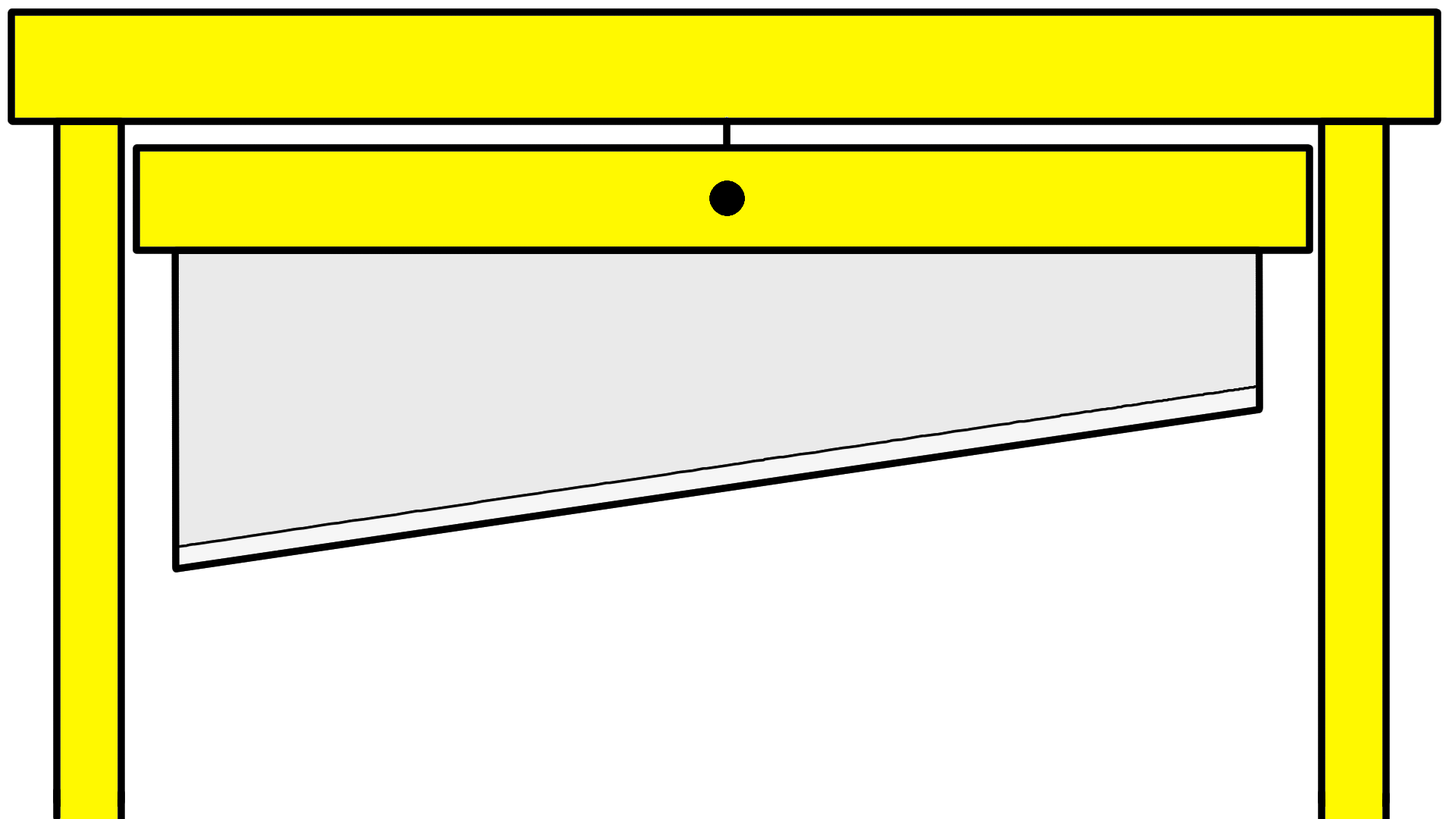
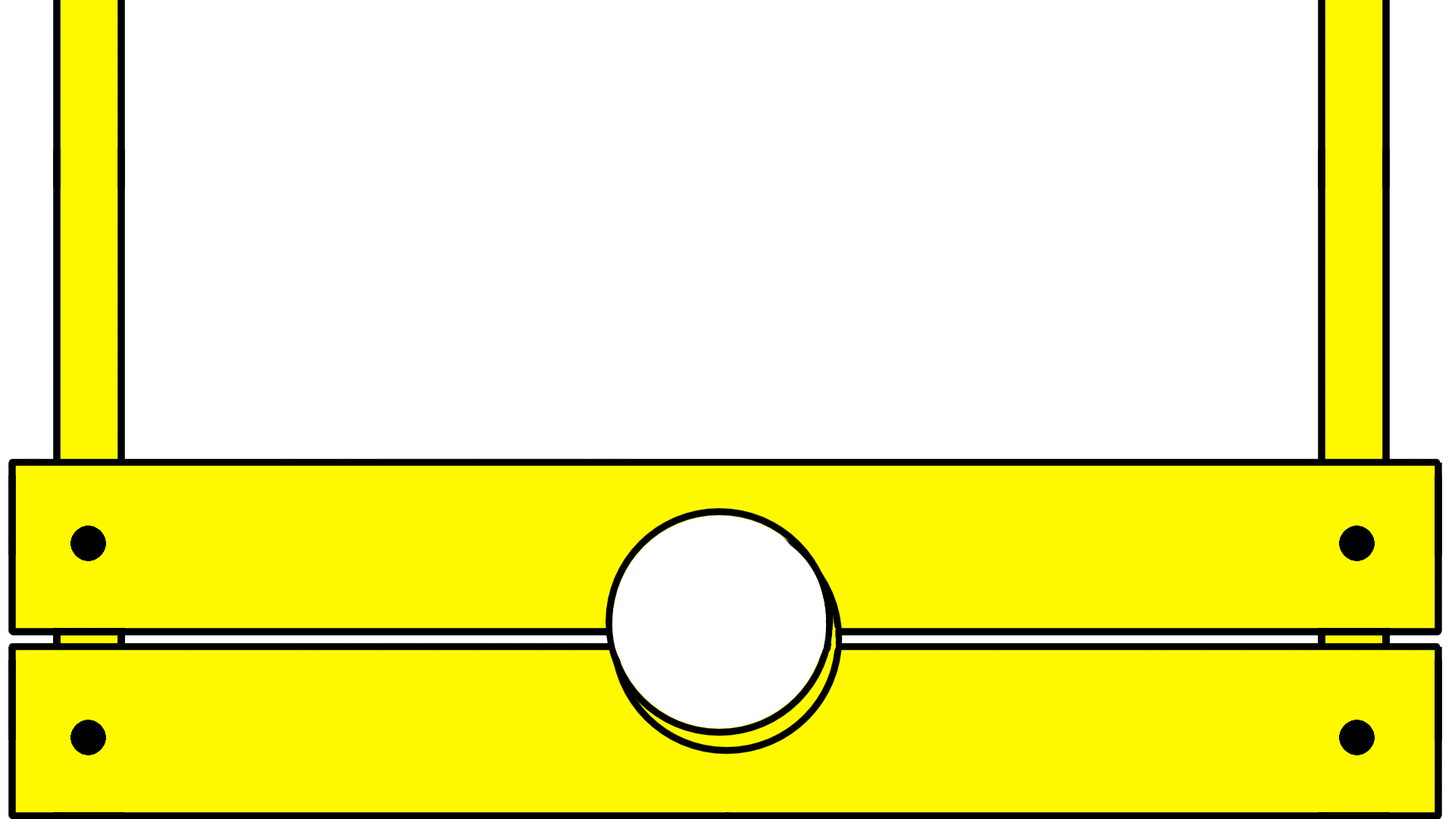
Revision of a layered w=1455, h=819 image; what changed, layer by layer:
removed group "Layer 8" (3 layers) over [7, 0, 1443, 819]
hid "frame", moved it out of group "Layer 8", painted on it over [7, 0, 1443, 819]
added group "Layer 7" with 2 layers above "blade" over [7, 0, 1443, 819]
added layer "landing" in group "Layer 7" over [7, 0, 1443, 819]
showed "sidebars", moved it into group "Layer 7", painted on it over [42, 0, 1443, 819]
hid "blade", moved it out of group "Layer 8", painted on it over [7, 0, 1443, 819]
removed group "Layer 9" (1 layers) over [42, 0, 1443, 819]
renamed "blade-fill" to "BACKUP-landing", hid it, moved it out of group "Layer 8", painted on it over [7, 0, 1443, 819]
